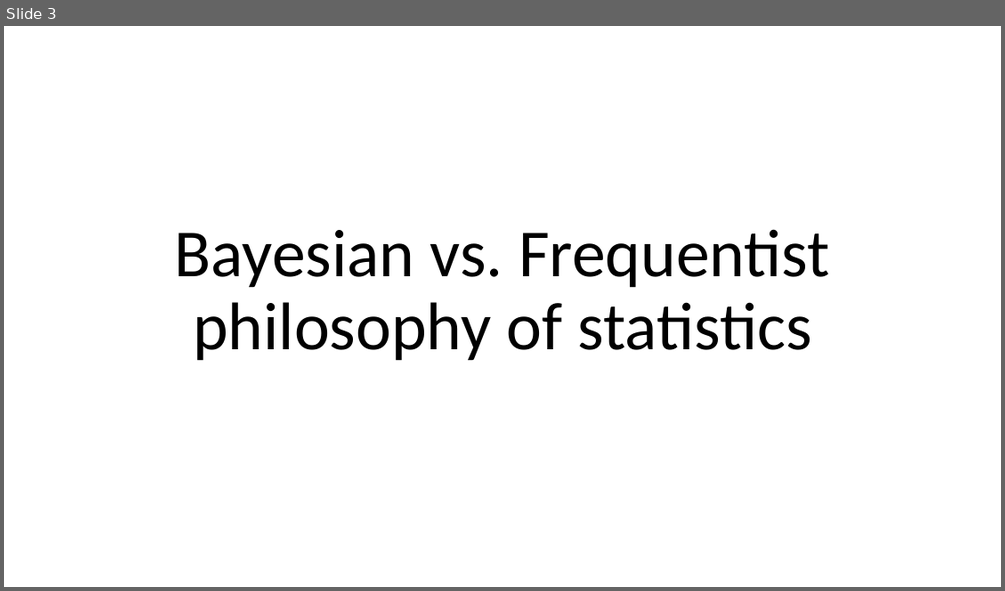
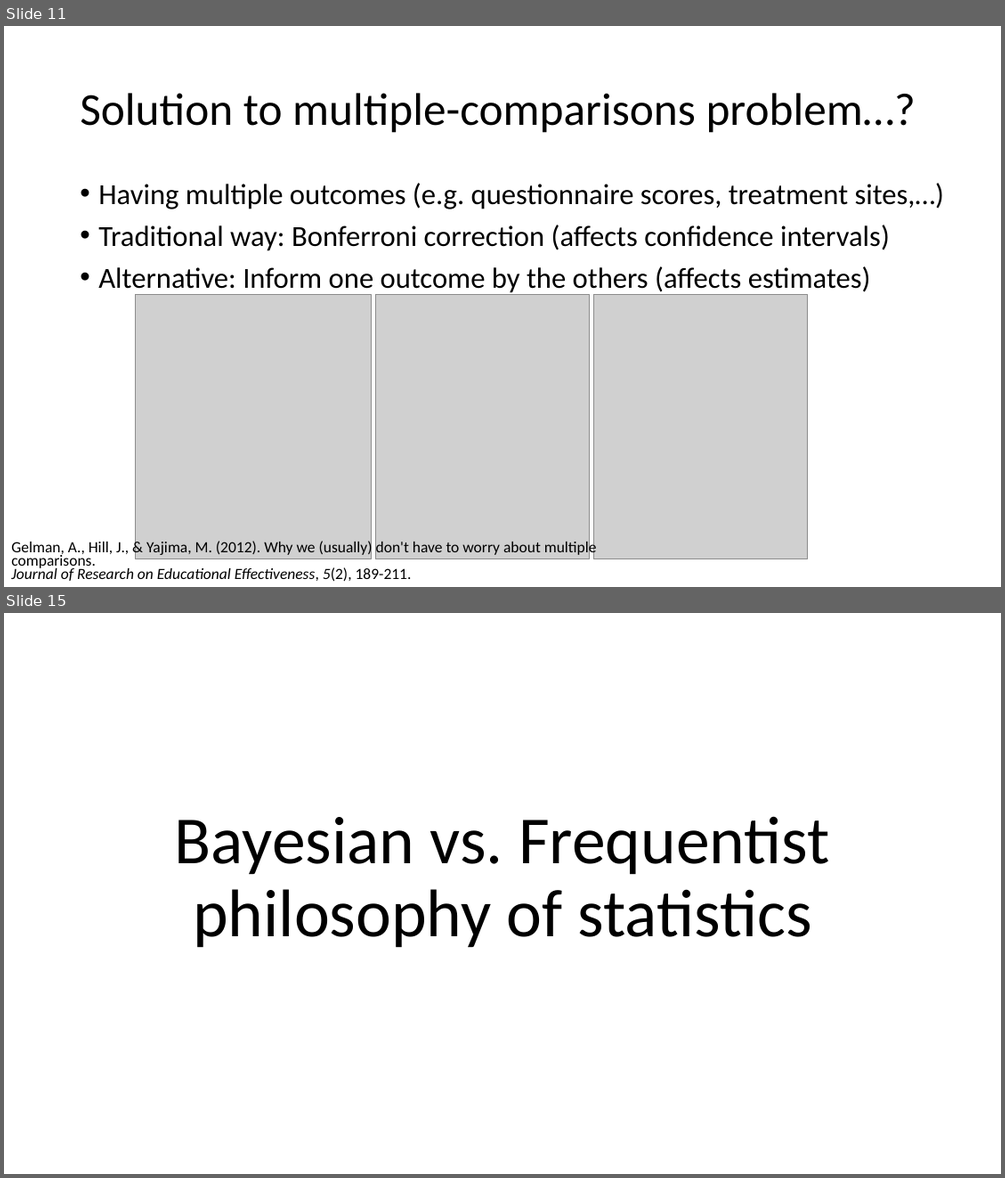
Before and after one commit to julianquandt/M3-brms-intro, a slide deck: intro_to_brms.pptx. Shown one above the other, each under a label of ours: slide 3 before the commit, slides 11 and 15 after it; the slides between them are not shown. The pictures are 1005x591 and 1005x1178 pixels, drawn with LibreOffice and Linux fonts; fonts in the diff are those of the drawing; grey boxes stand for pictures. Boxes give left, top, right and bottom in pixels: in the first picture for what was removed or moved away, otherwise in the second. Text is boxed around its words. In the diff, an @@ line names an element or a change of style, - is before the commit and + after.

```diff
--- a/intro_to_brms.pptx
+++ b/intro_to_brms.pptx
@@ slide 11 added at [4, 26, 1001, 587], background #FFFFFF @@
@@ title added at [80, 93, 915, 133], 44 pt, text #000000 @@
+Solution to multiple-comparisons problem…?
@@ text added at [98, 183, 944, 295], 28 pt, text #000000 @@
+• Having multiple outcomes (e.g. questionnaire scores, treatment sites,…)
+• Traditional way: Bonferroni correction (affects confidence intervals)
+• Alternative: Inform one outcome by the others (affects estimates)
@@ picture added at [136, 295, 372, 559] @@
@@ picture added at [376, 295, 590, 559] @@
@@ picture added at [594, 295, 808, 559] @@
@@ text added at [11, 540, 597, 581], 15 pt, text #000000 @@
+Gelman, A., Hill, J., & Yajima, M. (2012). Why we (usually) don't have to worry about multiple comparisons.
+Journal of Research on Educational Effectiveness, 5(2), 189-211.
@@ what was slide 3 is now slide 15 @@
```
Also in this commit, not shown: 3 slides changed, 12 other slides added, 2 slides removed.
